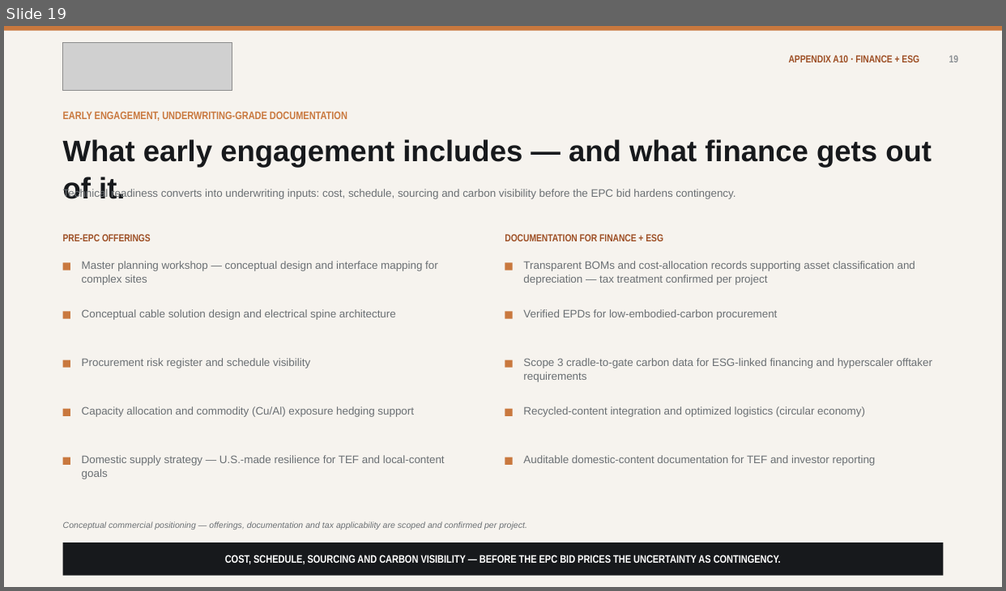
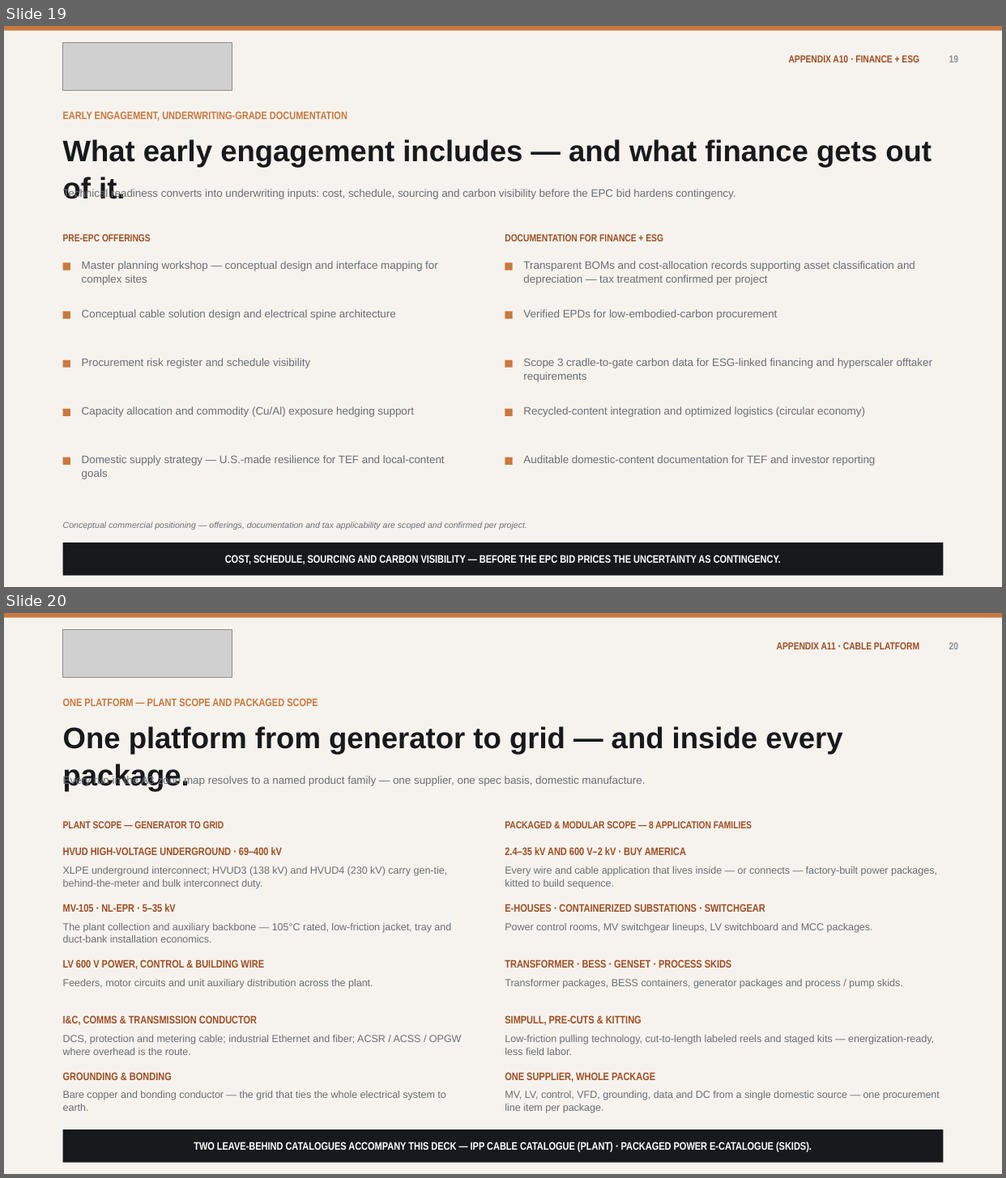
Before and after one commit to shardt87/ln, a slide deck: teaser-rework/Southwire_NRG_Protecting_Time_to_Power_Rev10.pptx. Shown one above the other, each under a label of ours: slide 19 before the commit, slides 19 and 20 after it. The pictures are 1006x591 and 1006x1178 pixels, drawn with LibreOffice and Linux fonts; fonts in the diff are those of the drawing; grey boxes stand for pictures. Boxes give left, top, right and bottom in pixels: in the first picture for what was removed or moved away, otherwise in the second. Text is boxed around its words. In the diff, an @@ line names an element or a change of style, - is before the commit and + after.

```diff
--- a/teaser-rework/Southwire_NRG_Protecting_Time_to_Power_Rev10.pptx
+++ b/teaser-rework/Southwire_NRG_Protecting_Time_to_Power_Rev10.pptx
@@ slide 20 added at (4, 613, 1002, 1174), background #F6F3EE @@
@@ rectangle added at (4, 613, 1002, 618), fill #C9783E @@
@@ picture added at (63, 629, 232, 678) @@
@@ text added at (777, 642, 919, 649), 9.8 pt, text #9D4E24, bold @@
+APPENDIX A11 · CABLE PLATFORM
@@ text added at (949, 642, 958, 649), 9.8 pt, text #8B9094, bold @@
+20
@@ text added at (63, 698, 317, 706), 10.5 pt, text #C9783E, bold @@
+ONE PLATFORM — PLANT SCOPE AND PACKAGED SCOPE
@@ text added at (63, 726, 842, 755), 28.5 pt, text #17191C, bold @@
+One platform from generator to grid — and inside every package.
@@ text added at (63, 776, 645, 787), 10.5 pt, text #6A6F73 @@
+Every run in the A3 zone map resolves to a named product family — one supplier, one spec basis, domestic manufacture.
@@ text added at (63, 821, 224, 828), 9.8 pt, text #9D4E24, bold @@
+PLANT SCOPE — GENERATOR TO GRID
@@ text added at (505, 820, 752, 831), 9.8 pt, text #9D4E24, bold @@
+PACKAGED & MODULAR SCOPE — 8 APPLICATION FAMILIES
@@ text added at (63, 847, 282, 855), 10.5 pt, text #9D4E24, bold @@
+HVUD HIGH-VOLTAGE UNDERGROUND · 69–400 kV
@@ text added at (505, 847, 686, 855), 10.5 pt, text #9D4E24, bold @@
+2.4–35 kV AND 600 V–2 kV · BUY AMERICA
@@ text added at (63, 867, 448, 889), 9.8 pt, text #6A6F73 @@
+XLPE underground interconnect; HVUD3 (138 kV) and HVUD4 (230 kV) carry gen-tie, behind-the-meter and bulk interconnect duty.
@@ text added at (505, 867, 937, 889), 9.8 pt, text #6A6F73 @@
+Every wire and cable application that lives inside — or connects — factory-built power packages, kitted to build sequence.
@@ text added at (63, 904, 175, 912), 10.5 pt, text #9D4E24, bold @@
+MV-105 · NL-EPR · 5–35 kV
@@ text added at (505, 904, 765, 912), 10.5 pt, text #9D4E24, bold @@
+E-HOUSES · CONTAINERIZED SUBSTATIONS · SWITCHGEAR
@@ text added at (63, 923, 451, 943), 9.8 pt, text #6A6F73 @@
+The plant collection and auxiliary backbone — 105°C rated, low-friction jacket, tray and duct-bank installation economics.
@@ text added at (505, 923, 873, 933), 9.8 pt, text #6A6F73 @@
+Power control rooms, MV switchgear lineups, LV switchboard and MCC packages.
@@ text added at (63, 960, 264, 969), 10.5 pt, text #9D4E24, bold @@
+LV 600 V POWER, CONTROL & BUILDING WIRE
@@ text added at (505, 960, 732, 968), 10.5 pt, text #9D4E24, bold @@
+TRANSFORMER · BESS · GENSET · PROCESS SKIDS
@@ text added at (63, 979, 373, 989), 9.8 pt, text #6A6F73 @@
+Feeders, motor circuits and unit auxiliary distribution across the plant.
@@ text added at (505, 979, 903, 989), 9.8 pt, text #6A6F73 @@
+Transformer packages, BESS containers, generator packages and process / pump skids.
@@ text added at (63, 1016, 257, 1025), 10.5 pt, text #9D4E24, bold @@
+I&C, COMMS & TRANSMISSION CONDUCTOR
@@ text added at (505, 1016, 641, 1025), 10.5 pt, text #9D4E24, bold @@
+SIMPULL, PRE-CUTS & KITTING
@@ text added at (63, 1035, 462, 1055), 9.8 pt, text #6A6F73 @@
+DCS, protection and metering cable; industrial Ethernet and fiber; ACSR / ACSS / OPGW where overhead is the route.
@@ text added at (505, 1035, 934, 1055), 9.8 pt, text #6A6F73 @@
+Low-friction pulling technology, cut-to-length labeled reels and staged kits — energization-ready, less field labor.
@@ text added at (63, 1072, 172, 1080), 10.5 pt, text #9D4E24, bold @@
+GROUNDING & BONDING
@@ text added at (505, 1072, 655, 1082), 10.5 pt, text #9D4E24, bold @@
+ONE SUPPLIER, WHOLE PACKAGE
@@ text added at (63, 1091, 445, 1111), 9.8 pt, text #6A6F73 @@
+Bare copper and bonding conductor — the grid that ties the whole electrical system to earth.
@@ text added at (505, 1091, 940, 1114), 9.8 pt, text #6A6F73 @@
+MV, LV, control, VFD, grounding, data and DC from a single domestic source — one procurement line item per package.
@@ rectangle added at (63, 1131, 944, 1163), fill #17191C @@
@@ text added at (194, 1142, 812, 1152), 10.5 pt, text #FFFFFF, bold @@
+TWO LEAVE-BEHIND CATALOGUES ACCOMPANY THIS DECK — IPP CABLE CATALOGUE (PLANT) · PACKAGED POWER E-CATALOGUE (SKIDS).
```
Also in this commit, not shown: 1 other slide added, 2 other files.
